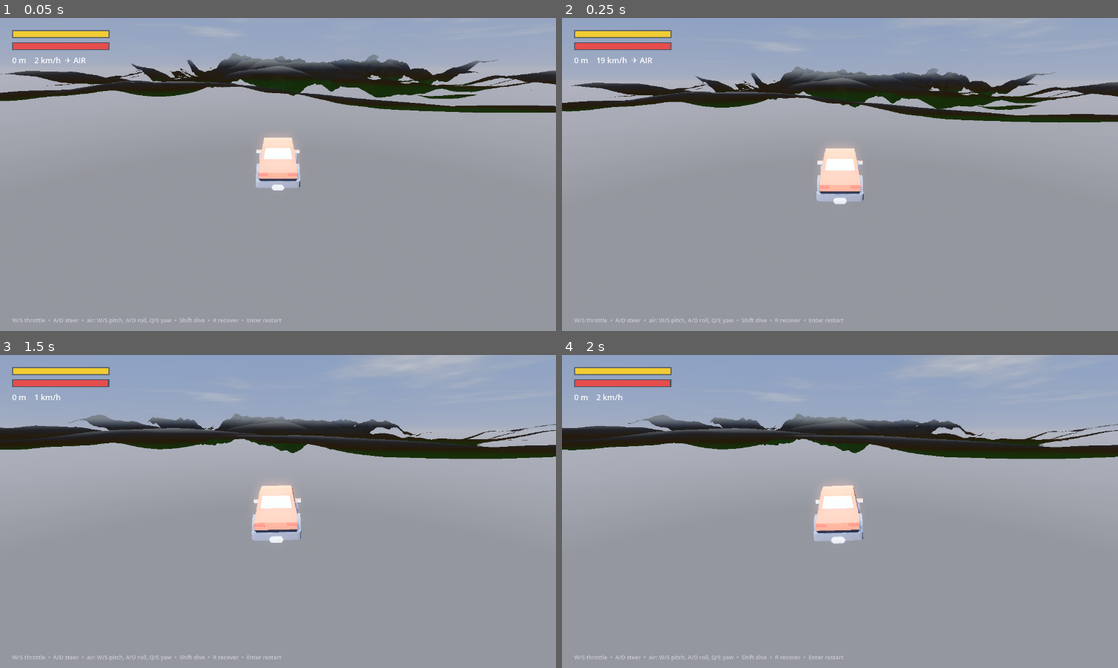
Above: before the commit, frames 1-4 (two rows, left to right).
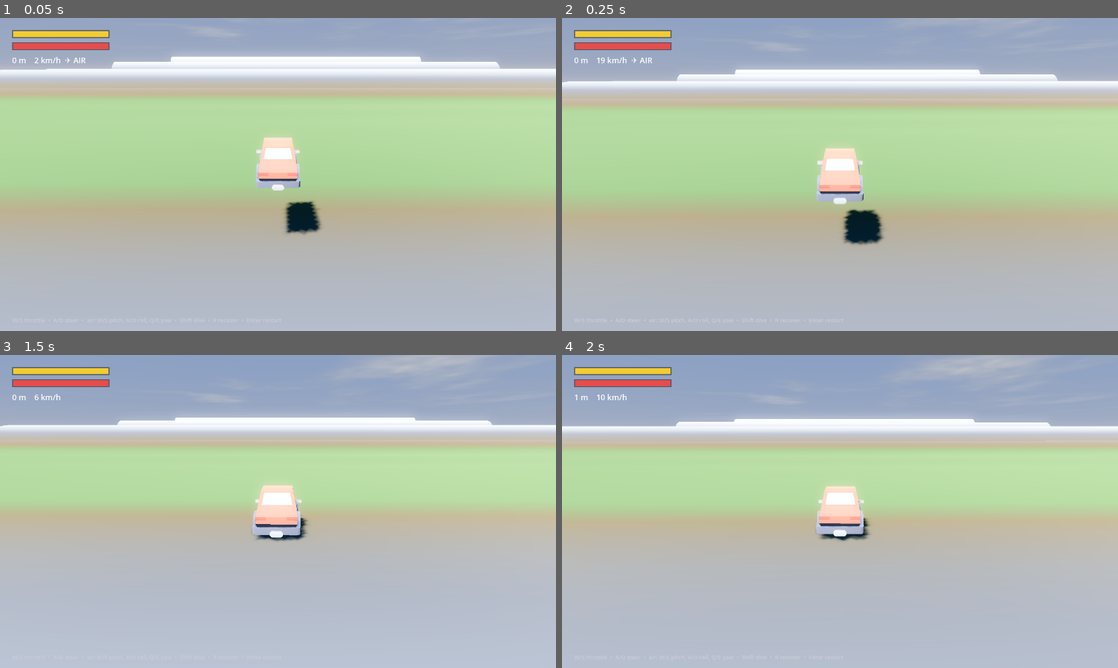
Above: after the commit, the same moments.

Repository: MilkManManiac/HillClimbRacer
Game: Godot game, scene res://scenes/HillClimb.tscn
Two runs of this game, one before a commit and one after it. Both use one fixed random seed, a clock stepped at 60 frames per second and the inputs below.
Inputs (mouse positions are in pixels of both pictures, inside the frame that each line leads up to):
- Up to frame 1 (0.05 s): no input
- Up to frame 2 (0.25 s): no input
- Up to frame 3 (1.5 s): tap Enter at 0.5 s; move the mouse to (400, 495) at 0.52 s; hold D (turn_right) 0.53-1.25 s; tap E (speak) at 0.6 s; click (400, 495) at 0.67 s; drag from (166, 527) to (250, 574) at 1.27 s
- Up to frame 4 (2 s): no input

The runs differ from the first frame. In frame 1, 84% of the frame differs, in the area x 0-100%, y 11-100%; in frame 2, 80%; in frame 3, 78%; in frame 4, 78%.

Commit message:
HC: straight road-with-hills terrain, fix see-through, more speed
- Terrain is now a 1D profile along the forward axis (flat across, rolls up/down) =
  a straight road with hills; no lateral steep walls to snag on, so speed builds
- Double-sided terrain material (fixes see-through faces)
- More speed/power (~156 km/h); verified 268m, 116 airborne frames in a no-input probe

Co-Authored-By: Claude Opus 4.8 (1M context) <noreply@anthropic.com>

Diff:
--- a/scripts/hc/HCCar.gd
+++ b/scripts/hc/HCCar.gd
@@ -11,8 +11,8 @@
 const CAR_GLB := "res://assets/car/kenney_sedan_cc0.glb"
 
 # --- tunables ---
-@export var engine_force: float = 10000.0
-@export var max_speed: float = 75.0
+@export var engine_force: float = 12500.0
+@export var max_speed: float = 92.0
 @export var brake_force: float = 5500.0
 @export var grip: float = 8.5
 @export var wheelbase: float = 2.8
--- a/scripts/hc/HCTerrain.gd
+++ b/scripts/hc/HCTerrain.gd
@@ -26,8 +26,8 @@
 	_noise.seed = 1234
 	_noise.noise_type = FastNoiseLite.TYPE_SIMPLEX_SMOOTH
 	_noise.fractal_type = FastNoiseLite.FRACTAL_FBM
-	_noise.frequency = 0.006
-	_noise.fractal_octaves = 3
+	_noise.frequency = 0.011
+	_noise.fractal_octaves = 2
 	_rough.seed = 99
 	_rough.noise_type = FastNoiseLite.TYPE_SIMPLEX
 	_rough.frequency = 0.05
@@ -37,14 +37,14 @@
 	_target = t
 	_update_chunks(true)
 
-## World height at (x,z). Amplitude grows the further forward (-Z) you are.
-func height_at(x: float, z: float) -> float:
+## STRAIGHT ROAD with hills: height depends only on forward distance (z), so the surface
+## is flat across the width and rolls up/down along the road — clean ramps to build speed
+## on downhills and launch off crests. Amplitude grows the further (-Z) you go.
+func height_at(_x: float, z: float) -> float:
 	var d: float = maxf(0.0, -z)
 	var amp: float = lerpf(base_amp, max_amp, clamp(d / ramp_dist, 0.0, 1.0))
-	var n: float = _noise.get_noise_2d(x, z)            # -1..1, broad rolling hills
-	var r: float = _rough.get_noise_2d(x, z) * 0.12     # gentle chop so ramps stay smooth
-	var rough_mix: float = clamp(d / ramp_dist, 0.0, 1.0)
-	return (n + r * rough_mix) * amp
+	var n: float = _noise.get_noise_1d(z)               # 1D rolling hills along the road
+	return n * amp
 
 func _physics_process(_delta: float) -> void:
 	if _target:
@@ -148,6 +148,7 @@
 	_mat.vertex_color_use_as_albedo = true
 	_mat.roughness = 1.0
 	_mat.specular_mode = BaseMaterial3D.SPECULAR_DISABLED
+	_mat.cull_mode = BaseMaterial3D.CULL_DISABLED   # double-sided: fixes see-through faces
 	return _mat
 
 # --- lateral containment walls ----------------------------------------------
